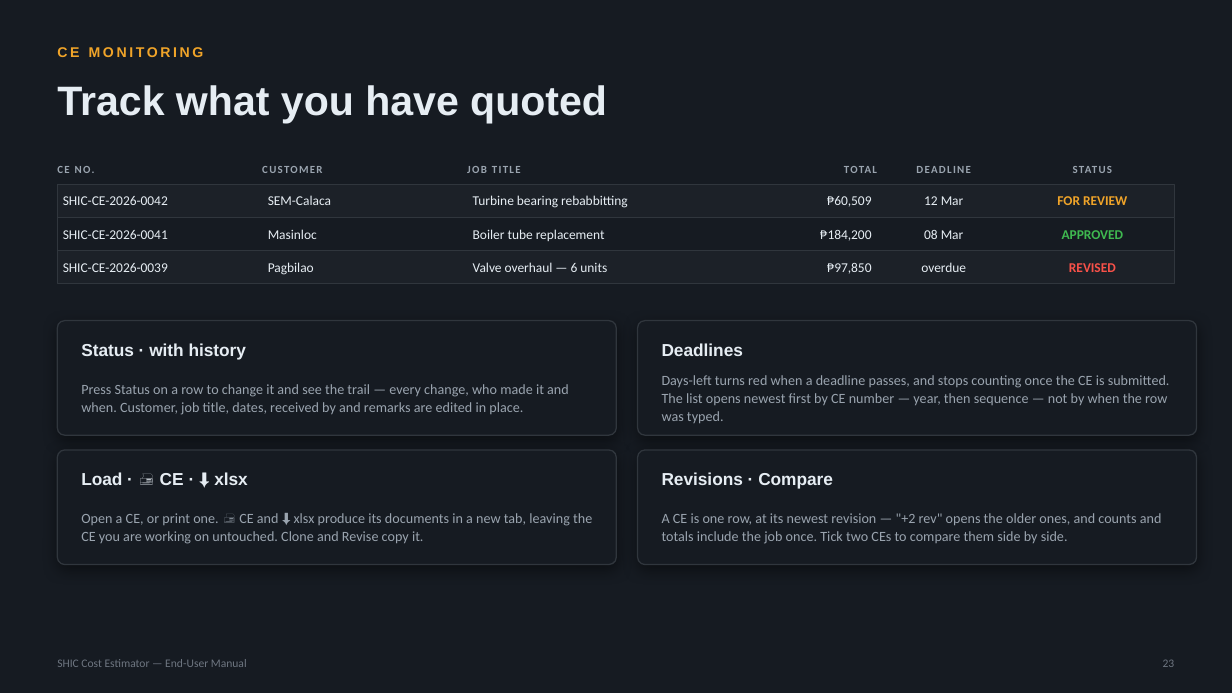
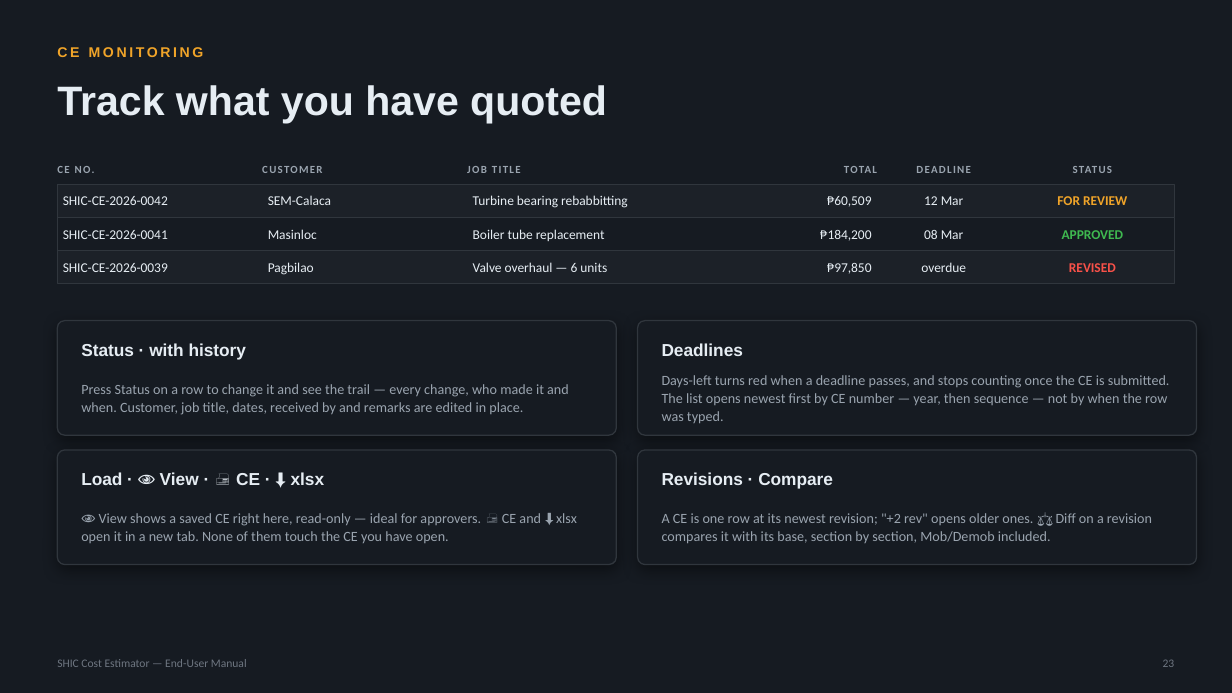
Before and after one commit to SYNERCORE/CostEstimation, a slide deck: slide 23 of docs/SHIC-Cost-Estimator-User-Manual.pptx. Drawn at 1232x693 pixels with LibreOffice and Linux fonts; fonts in the diff are those of the drawing. Boxes give left, top, right and bottom in pixels: in the first picture for what was removed or moved away, otherwise in the second. Text is boxed around its words. In the diff, an @@ line names an element or a change of style, - is before the commit and + after.

```diff
--- a/docs/SHIC-Cost-Estimator-User-Manual.pptx
+++ b/docs/SHIC-Cost-Estimator-User-Manual.pptx
@@ text at (81, 472, 325, 485): text changed @@
-Load · 🖨 CE · ⬇ xlsx
+Load · 👁 View · 🖨 CE · ⬇ xlsx
@@ text at (81, 513, 577, 543): text changed @@
-Open a CE, or print one. 🖨 CE and ⬇ xlsx produce its documents in a new tab, leaving the CE you are working on untouched. Clone and Revise copy it.
+👁 View shows a saved CE right here, read-only — ideal for approvers. 🖨 CE and ⬇ xlsx open it in a new tab. None of them touch the CE you have open.
@@ text at (662, 513, 1152, 543): text changed @@
-A CE is one row, at its newest revision — "+2 rev" opens the older ones, and counts and totals include the job once. Tick two CEs to compare them side by side.
+A CE is one row at its newest revision; "+2 rev" opens older ones. ⚖ Diff on a revision compares it with its base, section by section, Mob/Demob included.
```
Also in this commit, not shown: 2 other slides changed.
